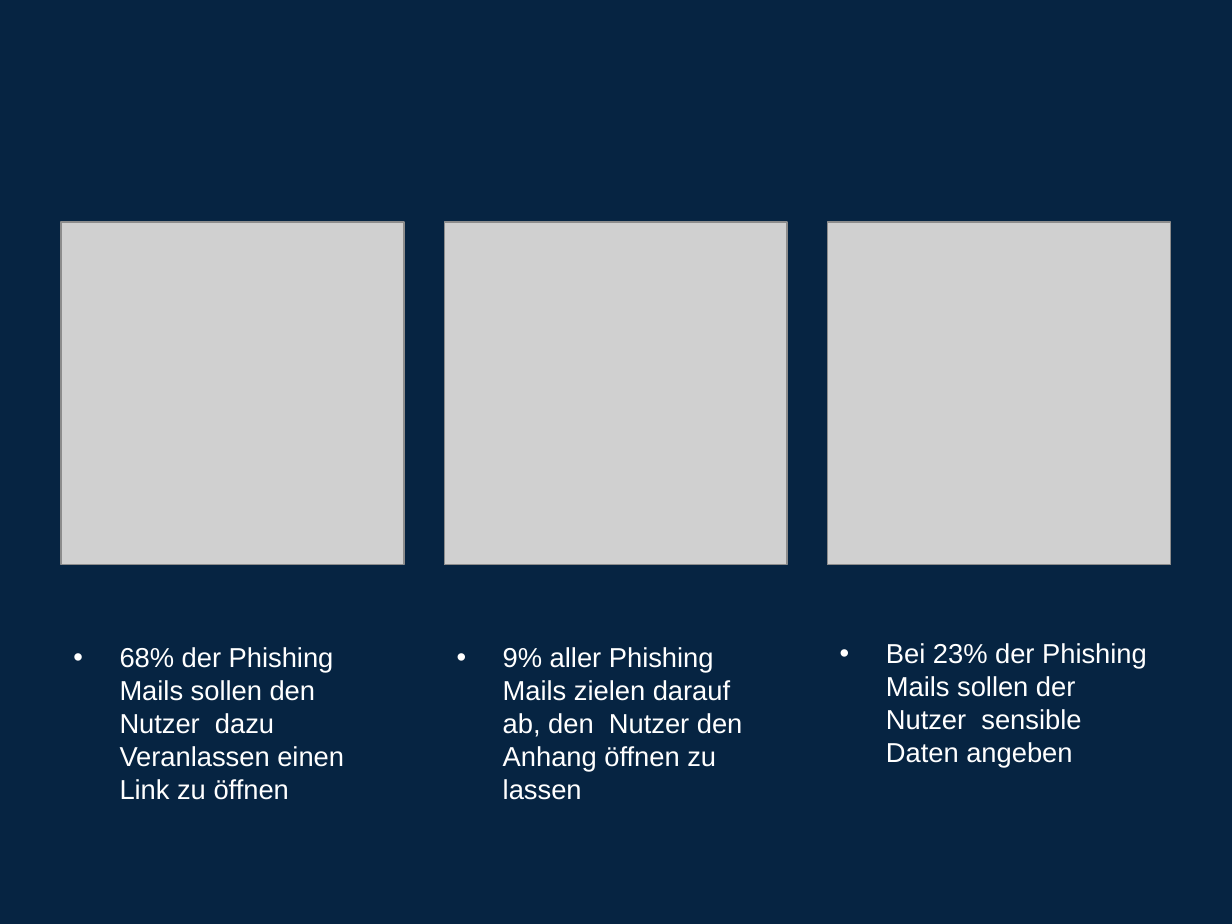
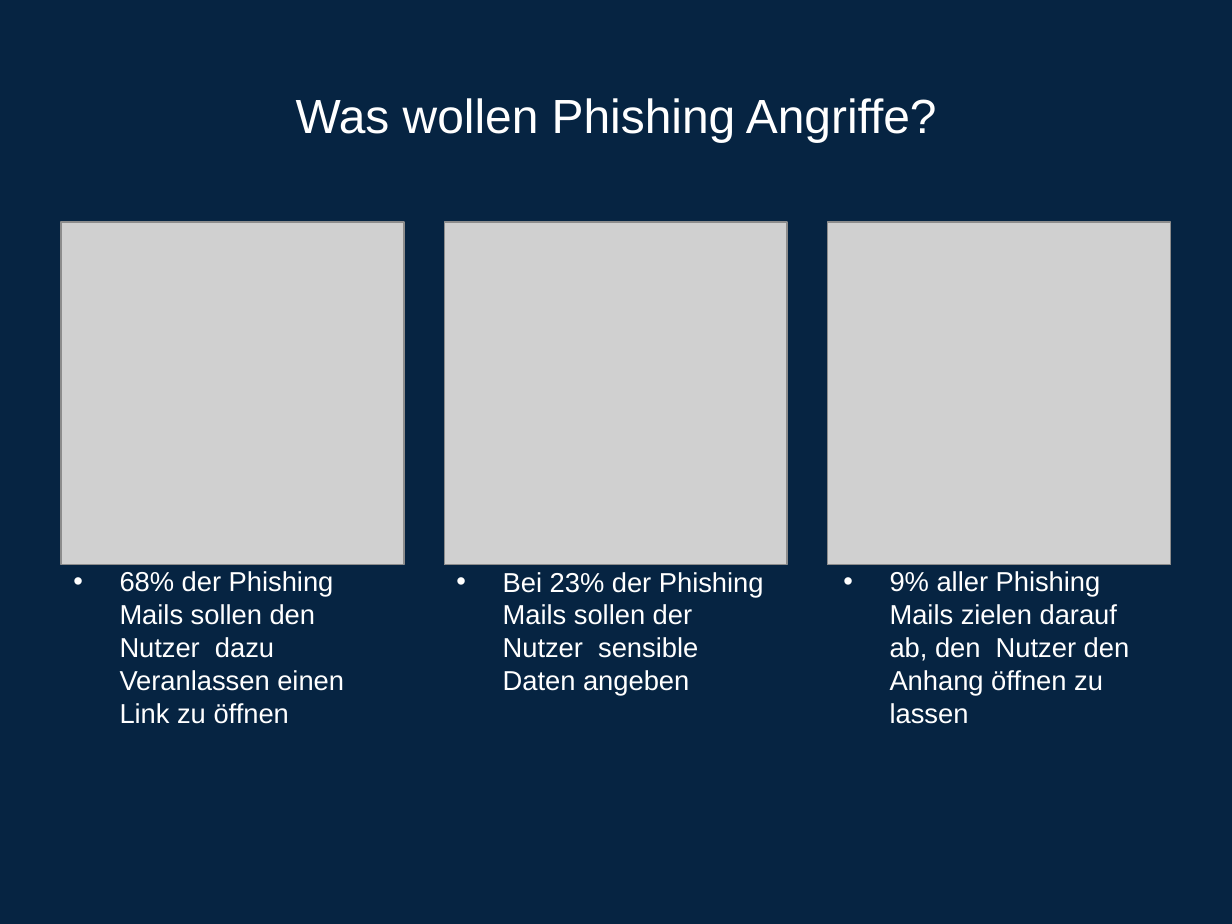
Before and after one commit to TimKossmann/storytelling, a slide deck: slide 5 of Powerpoint.pptx (slide 2 before the commit). Drawn at 1232x924 pixels with LibreOffice and Linux fonts; fonts in the diff are those of the drawing; grey boxes stand for pictures. Boxes give left, top, right and bottom in pixels: in the first picture for what was removed or moved away, otherwise in the second. Text is boxed around its words. In the diff, an @@ line names an element or a change of style, - is before the commit and + after.

```diff
--- a/Powerpoint.pptx
+++ b/Powerpoint.pptx
@@ title added at bbox=[296, 98, 937, 142], 28 pt, text #FFFFFF @@
+Was wollen Phishing Angriffe?
@@ text "68% der Phishing Mails sollen ...": place and size @@
-text "68% der Phishing Mails sollen ..." at bbox=[120, 647, 344, 800]
+text "68% der Phishing Mails sollen ..." at bbox=[120, 571, 344, 724]
@@ text "Bei 23% der Phishing Mails ...": place and size @@
-text "Bei 23% der Phishing Mails ..." at bbox=[886, 643, 1147, 767]
+text "Bei 23% der Phishing Mails ..." at bbox=[503, 572, 764, 696]
@@ text "9% aller Phishing Mails zielen ...": place and size @@
-text "9% aller Phishing Mails zielen ..." at bbox=[503, 647, 743, 800]
+text "9% aller Phishing Mails zielen ..." at bbox=[890, 571, 1130, 724]
```
Also in this commit, not shown: 1 other slide changed, 6 slides added, 14 other files.
